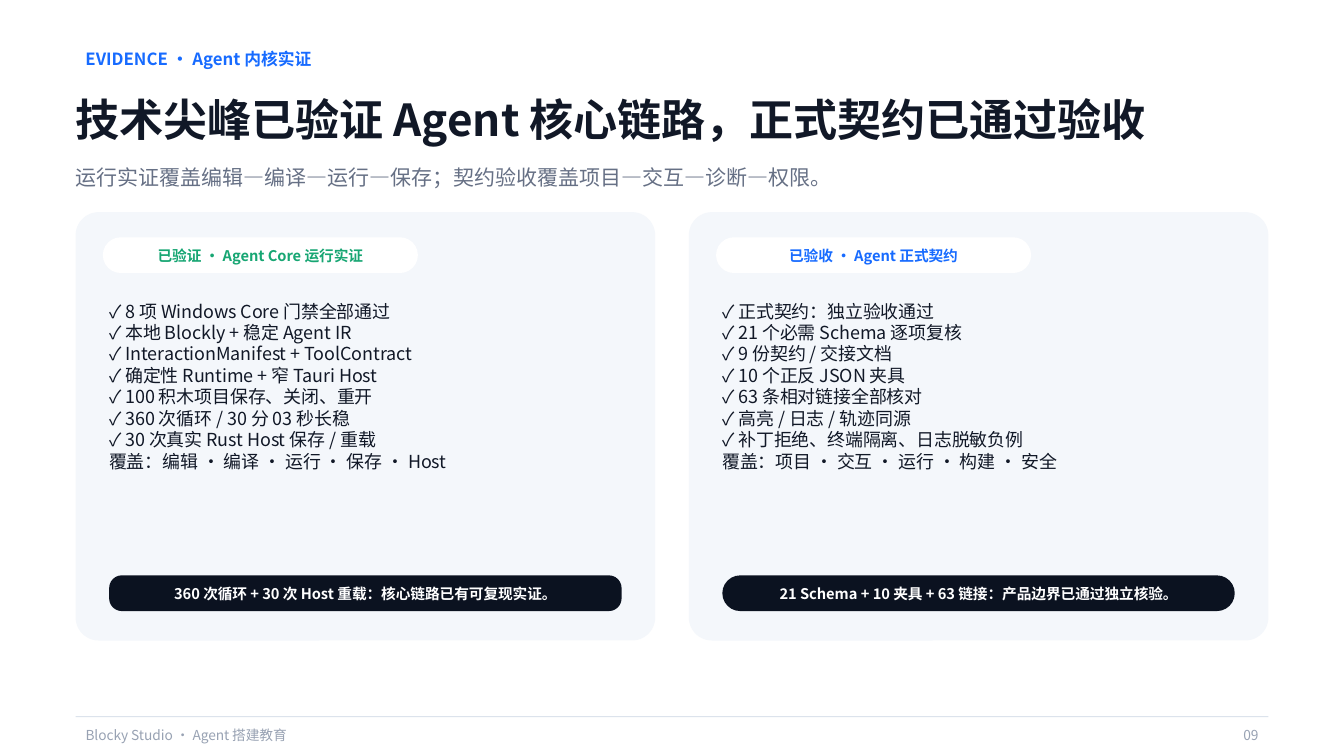
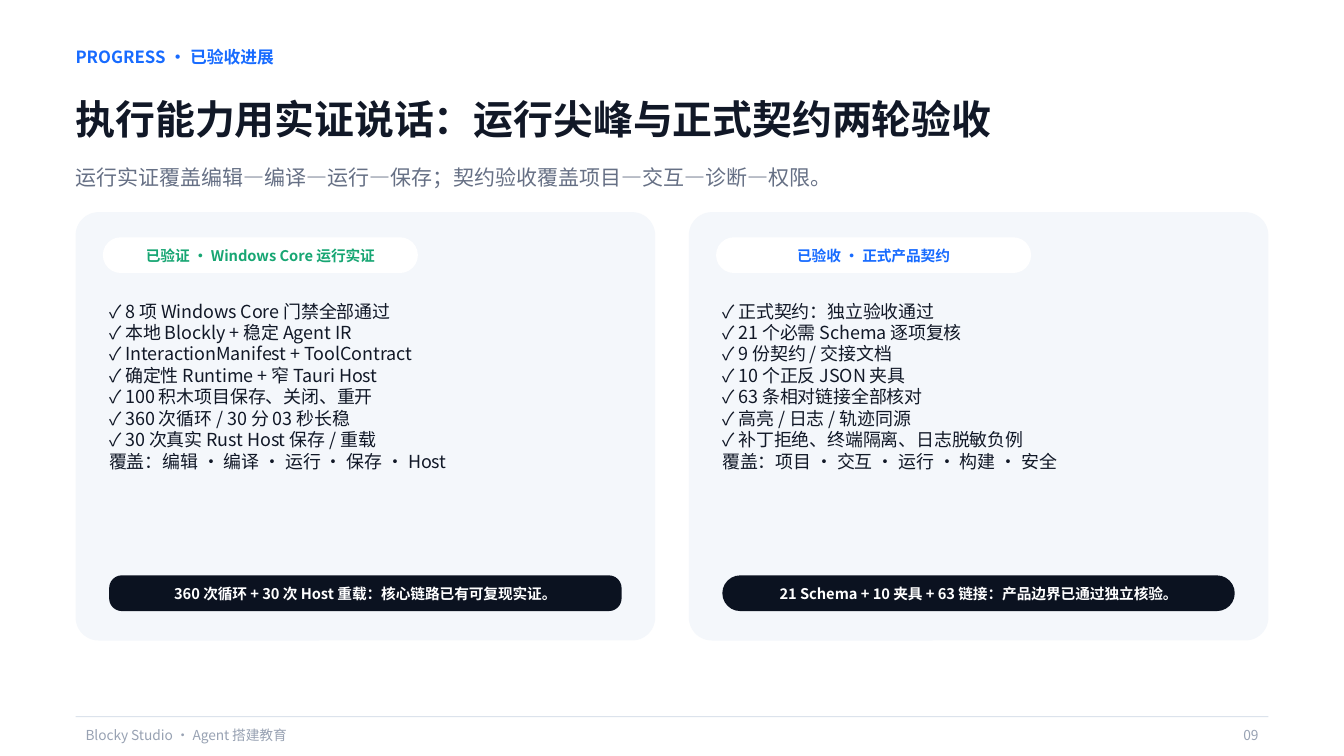
Before and after one commit to q2955161835-debug/Blocky-AI, a slide deck: slide 9 of PPT与商业计划书/Blocky-Studio-息壤杯-AI+教育.pptx. Drawn at 1344x756 pixels with LibreOffice and Linux fonts; fonts in the diff are those of the drawing; background and template pictures are left out. Boxes give left, top, right and bottom in pixels: in the first picture for what was removed or moved away, otherwise in the second. Text is boxed around its words. In the diff, an @@ line names an element or a change of style, - is before the commit and + after.

```diff
--- a/PPT与商业计划书/Blocky-Studio-息壤杯-AI+教育.pptx
+++ b/PPT与商业计划书/Blocky-Studio-息壤杯-AI+教育.pptx
@@ text at [76,49,274,65]: text changed @@
-EVIDENCE · Agent 内核实证
+PROGRESS · 已验收进展
@@ text "PROGRESS · 已验收进展" at [76,49,274,65]: vertical alignment top to middle @@
@@ text at [76,99,992,138]: text changed; size 31.5 to 28.5 pt @@
-技术尖峰已验证 Agent 核心链路，正式契约已通过验收
+执行能力用实证说话：运行尖峰与正式契约两轮验收
@@ text at [146,248,374,263]: text changed @@
-已验证 · Agent Core 运行实证
+已验证 · Windows Core 运行实证
@@ text at [797,248,950,263]: text changed @@
-已验收 · Agent 正式契约
+已验收 · 正式产品契约
```
Also in this commit, not shown: 13 other slides changed, 1 other file.
